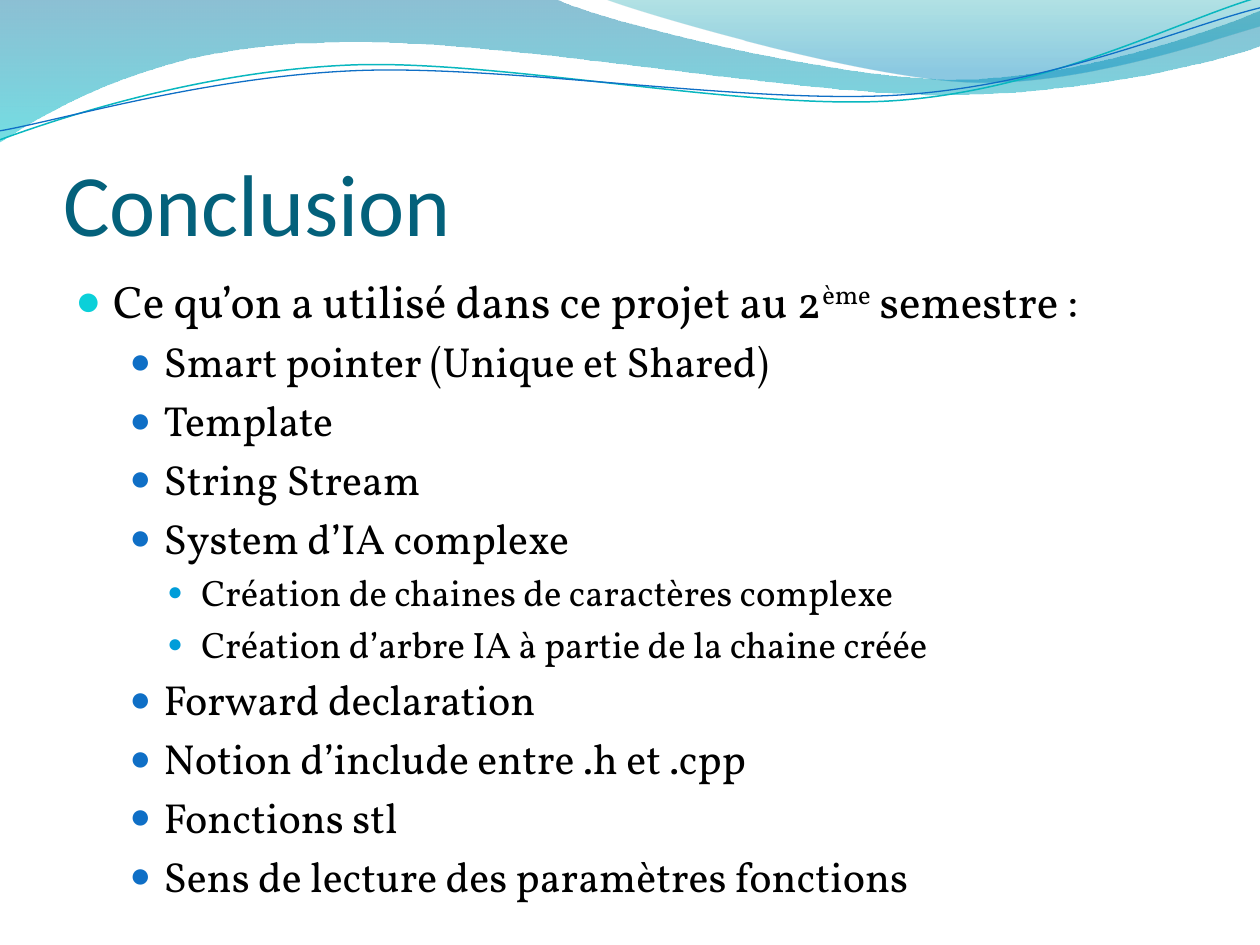
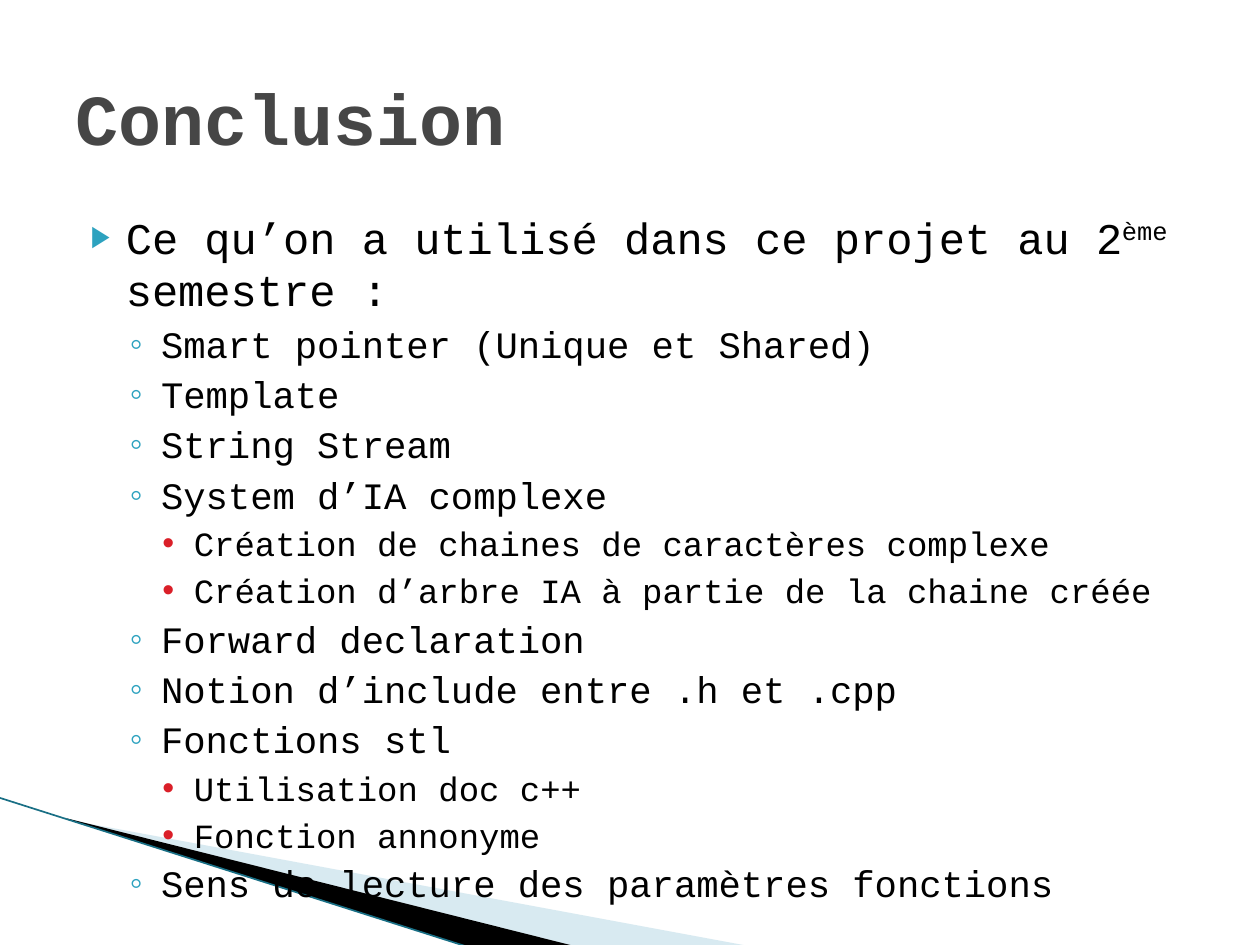
Before and after one commit to 3a-arthurkevin/BattleProject, a slide deck: slide 10 of PPT-C++.pptx (slide 9 before the commit). Drawn at 1260x945 pixels with LibreOffice and Linux fonts; fonts in the diff are those of the drawing; background and template pictures are left out. Boxes give left, top, right and bottom in pixels: in the first picture for what was removed or moved away, otherwise in the second. Text is boxed around its words. In the diff, an @@ line names an element or a change of style, - is before the commit and + after.

```diff
--- a/PPT-C++.pptx
+++ b/PPT-C++.pptx
@@ freeform shape removed at [0,0,1260,142] @@
@@ freeform shape removed at [0,0,1260,147] @@
@@ freeform shape removed at [0,8,1260,141] @@
@@ freeform shape removed at [604,0,1260,87] @@
@@ title "Conclusion": place and size @@
-title "Conclusion" at [63,175,451,237]
+title "Conclusion" at [75,94,505,146]
@@ title "Conclusion" at [75,94,505,146]: size 50 to 41 pt, font Calibri to Courier New, text colour #04617B to #464646, bold on; vertical alignment bottom to middle @@
@@ text "Ce qu’on a utilisé dans ...": place and size @@
-text "Ce qu’on a utilisé dans ..." at [113,285,1059,893]
+text "Ce qu’on a utilisé dans ..." at [126,223,1152,908]
@@ text at [126,223,1152,908]: size 26 to 25 pt in "Ce qu’on a utilisé dans ce projet ..."; font Vollkorn to Courier New in "Ce qu’on a utilisé dans ce projet ...", "Smart pointer (Unique et Shared)", "Template", "String Stream" and 7 more places; size 24 to 21.3 pt in "Smart pointer (Unique et Shared)", "Template", "String Stream", "System d’IA complexe" and 4 more places; size 21 to 19.4 pt in "Création de chaines de caractères complexe", "Création d’arbre IA à partie de la ..."; bullet ● to ▶; less space between paragraphs; bullet colour #0BD0D9 to #2DA2BF; bullet ● to ◦; bullet colour #0F6FC6 to #2DA2BF; bullet ● to •; bullet colour #009DD9 to #DA1F28 @@
@@ text at [194,776,581,857]: paragraphs added @@
+    • Utilisation doc c++
+    • Fonction annonyme
@@ line added from (0, 798) to (467, 945), #97C5D8 0.95 pt @@
@@ freeform shape added at [67,818,576,945], fill #000000 @@
@@ freeform shape added at [69,819,750,945], fill #A0CBDC at 40% opacity @@
```
Also in this commit, not shown: 8 other slides changed, 1 slide added, 6 other files.
